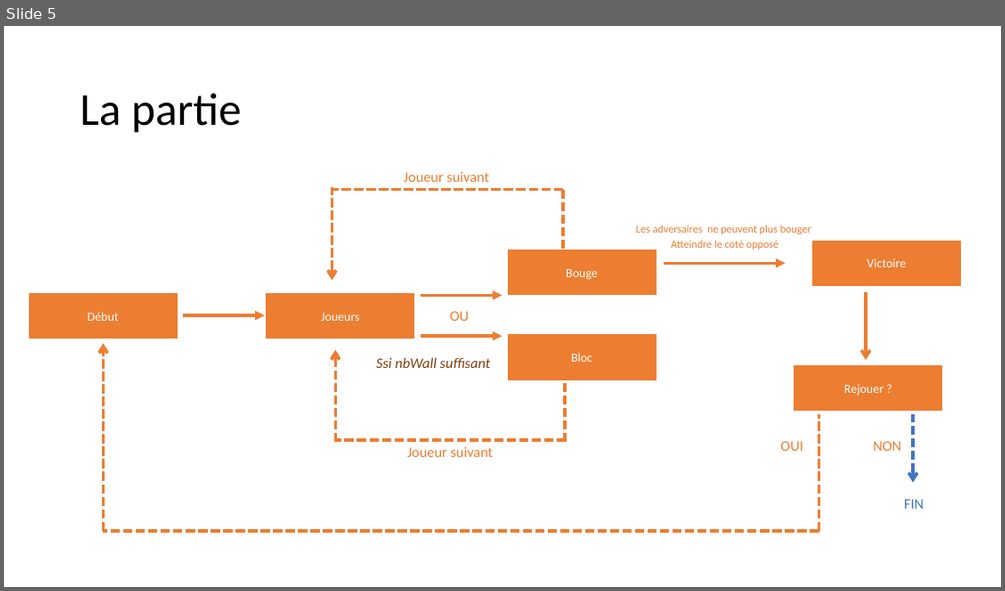
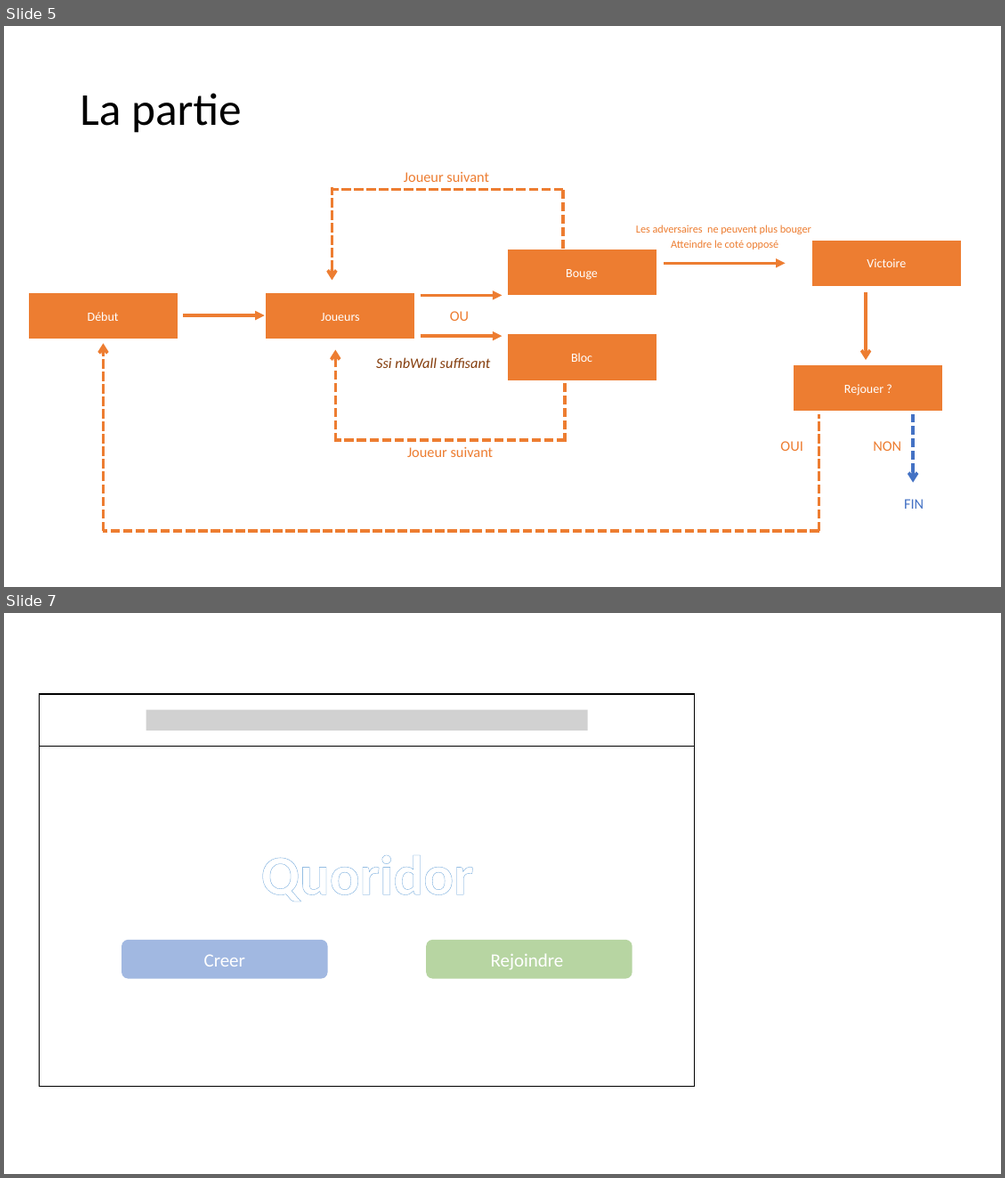
Before and after one commit to Mat-gif/TER_Gsociety, a slide deck: Rapport/Reflexion/Processus.pptx. Shown one above the other, each under a label of ours: slide 5 before the commit, slides 5 and 7 after it; the slides between them are not shown. The pictures are 1005x591 and 1005x1178 pixels, drawn with LibreOffice and Linux fonts; fonts in the diff are those of the drawing. Boxes give left, top, right and bottom in pixels: in the first picture for what was removed or moved away, otherwise in the second. Text is boxed around its words. In the diff, an @@ line names an element or a change of style, - is before the commit and + after.

```diff
--- a/Rapport/Reflexion/Processus.pptx
+++ b/Rapport/Reflexion/Processus.pptx
@@ slide 7 added at [4, 613, 1001, 1174], background #FFFFFF @@
@@ group added at [39, 694, 695, 1086]: 2 rectangles, 2 rounded rectangles, 1 text, 1 line @@
+Quoridor
+Creer
+Rejoindre
```
Also in this commit, not shown: 6 other slides added, 1 other file.
